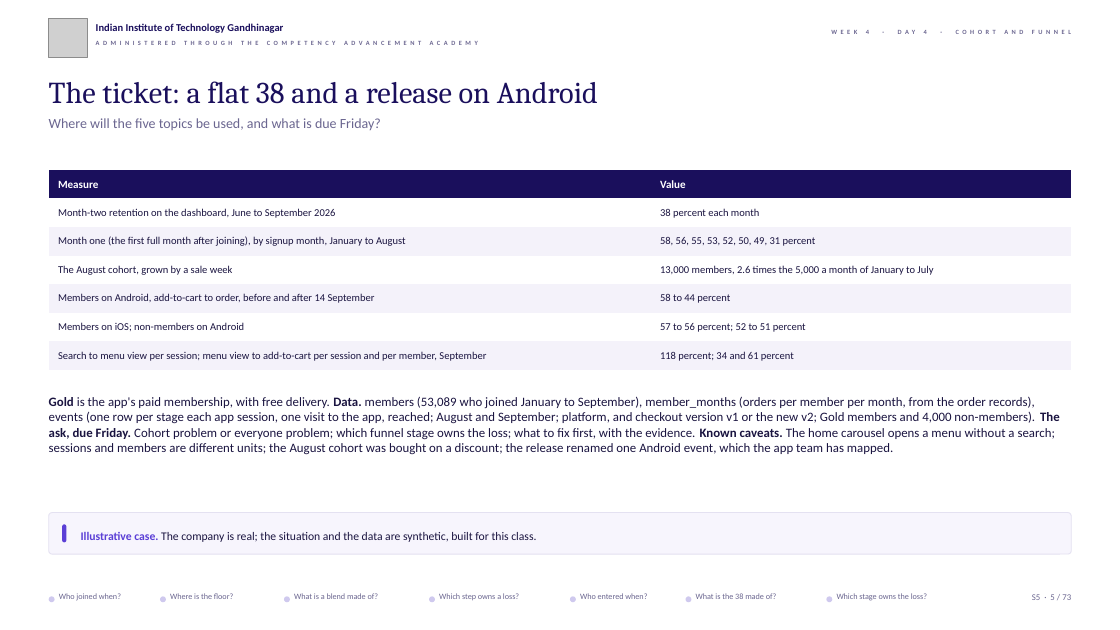
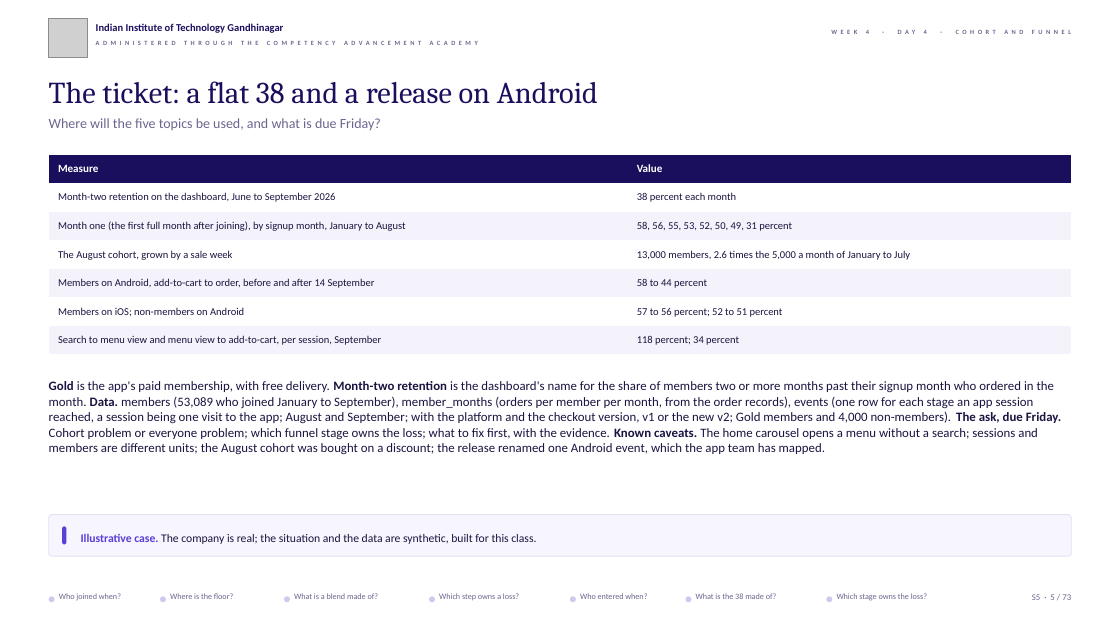
Before and after one commit to fde-academy-lab/c2-content-factory, a slide deck: slide 5 of content/W04/D4/slides/C2_W04_D04_half1_STUDENT.pptx. Drawn at 1120x630 pixels with LibreOffice and Linux fonts; fonts in the diff are those of the drawing; grey boxes stand for pictures; background and template pictures are left out. Boxes give left, top, right and bottom in pixels: in the first picture for what was removed or moved away, otherwise in the second. Text is boxed around its words. In the diff, an @@ line names an element or a change of style, - is before the commit and + after.

```diff
--- a/content/W04/D4/slides/C2_W04_D04_half1_STUDENT.pptx
+++ b/content/W04/D4/slides/C2_W04_D04_half1_STUDENT.pptx
@@ table at (49,155,1071,355) @@
-row 7, column 1: Search to menu view per session; menu view to add-to-cart per session and per member, September
+row 7, column 1: Search to menu view and menu view to add-to-cart, per session, September
-row 7, column 2: 118 percent; 34 and 61 percent
+row 7, column 2: 118 percent; 34 percent
@@ table: place and size @@
-table at (49,170,1072,370)
+table at (49,155,1071,355)
@@ text at (49,381,1061,454): text changed @@
-Gold is the app's paid membership, with free delivery. Data. members (53,089 who joined January to September), member_months (orders per member per month, from the order records), events (one row per stage each app session, one visit to the app, reached; August and September; platform, and checkout version v1 or the new v2; Gold members and 4,000 non-members). The ask, due Friday. Cohort problem or everyone problem; which funnel stage owns the loss; what to fix first, with the evidence. Known caveats. The home carousel opens a menu without a search; sessions and members are different units; the August cohort was bought on a discount; the release renamed one Android event, which the app team has mapped.
+Gold is the app's paid membership, with free delivery. Month-two retention is the dashboard's name for the share of members two or more months past their signup month who ordered in the month. Data. members (53,089 who joined January to September), member_months (orders per member per month, from the order records), events (one row for each stage an app session reached, a session being one visit to the app; August and September; with the platform and the checkout version, v1 or the new v2; Gold members and 4,000 non-members). The ask, due Friday. Cohort problem or everyone problem; which funnel stage owns the loss; what to fix first, with the evidence. Known caveats. The home carousel opens a menu without a search; sessions and members are different units; the August cohort was bought on a discount; the release renamed one Android event, which the app team has mapped.
```
Also in this commit, not shown: 32 other slides changed, 4 other files.
